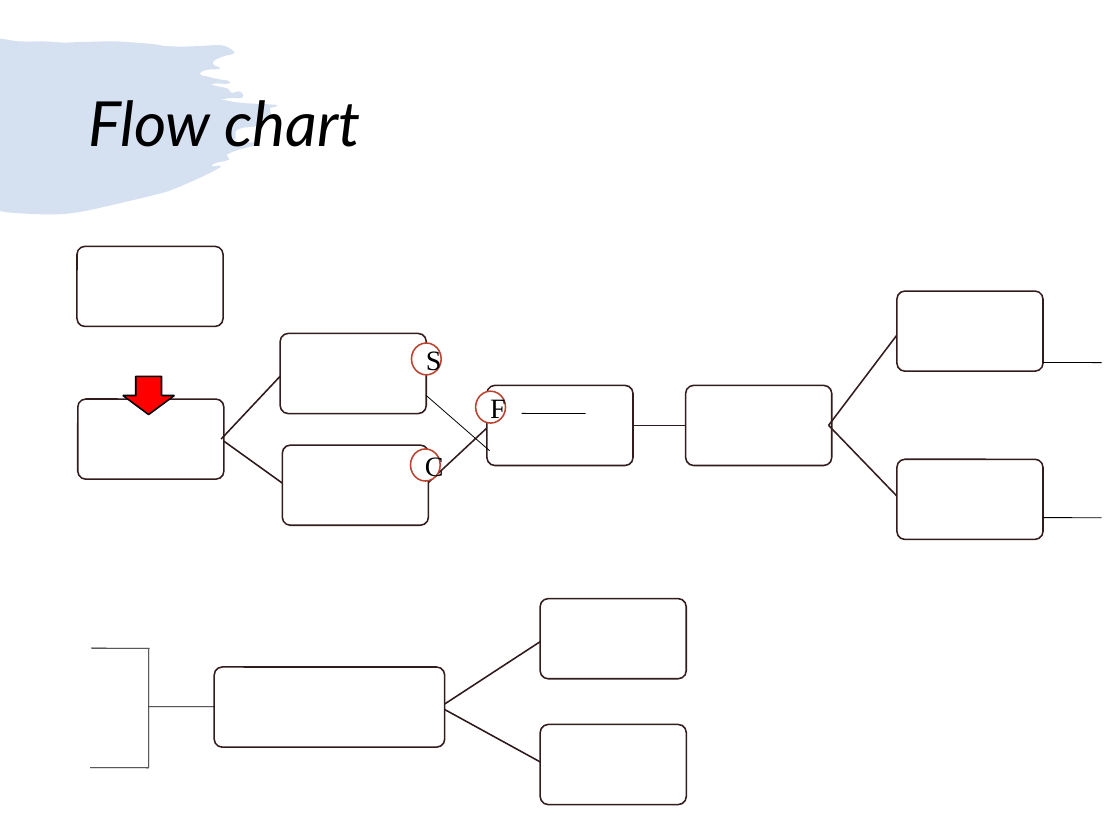
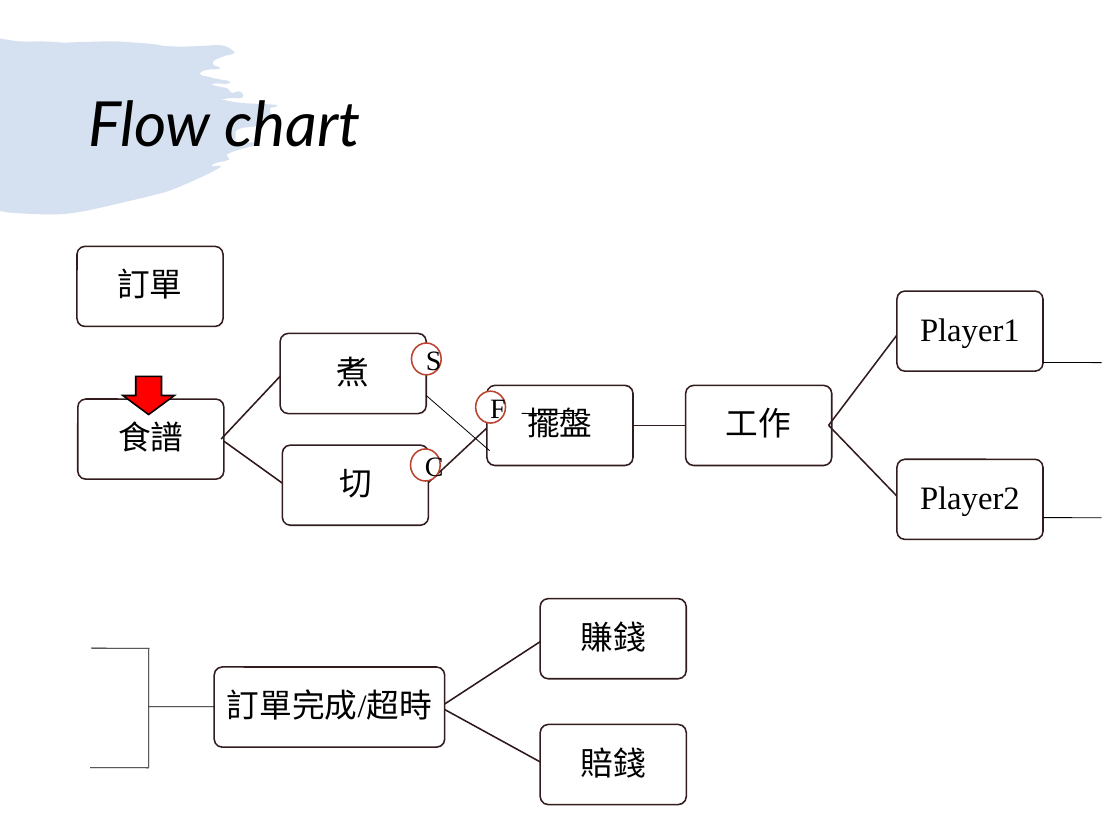
Before and after one commit to FeHeap/Recast_C, a slide deck: slide 13 of NCHU-CSE-DataStructure/Homework_2/Homework_2.ppt. Drawn at 1120x840 pixels with LibreOffice and Linux fonts; fonts in the diff are those of the drawing. Boxes give left, top, right and bottom in pixels: in the first picture for what was removed or moved away, otherwise in the second. Text is boxed around its words. In the diff, an @@ line names an element or a change of style, - is before the commit and + after.

```diff
--- a/NCHU-CSE-DataStructure/Homework_2/Homework_2.ppt
+++ b/NCHU-CSE-DataStructure/Homework_2/Homework_2.ppt
@@ text "擺盤" at [527,407,592,438]: text colour #FFFFFF to #000000 @@
@@ text "食譜" at [118,421,183,452]: text colour #FFFFFF to #000000 @@
@@ group added at [117,268,1020,778]: 9 texts @@
+訂單
+煮
+切
+工作
+Player1
+Player2
+訂單完成/超時
+賺錢
+賠錢
```
Also in this commit, not shown: 3 other slides changed, 4 other files.
